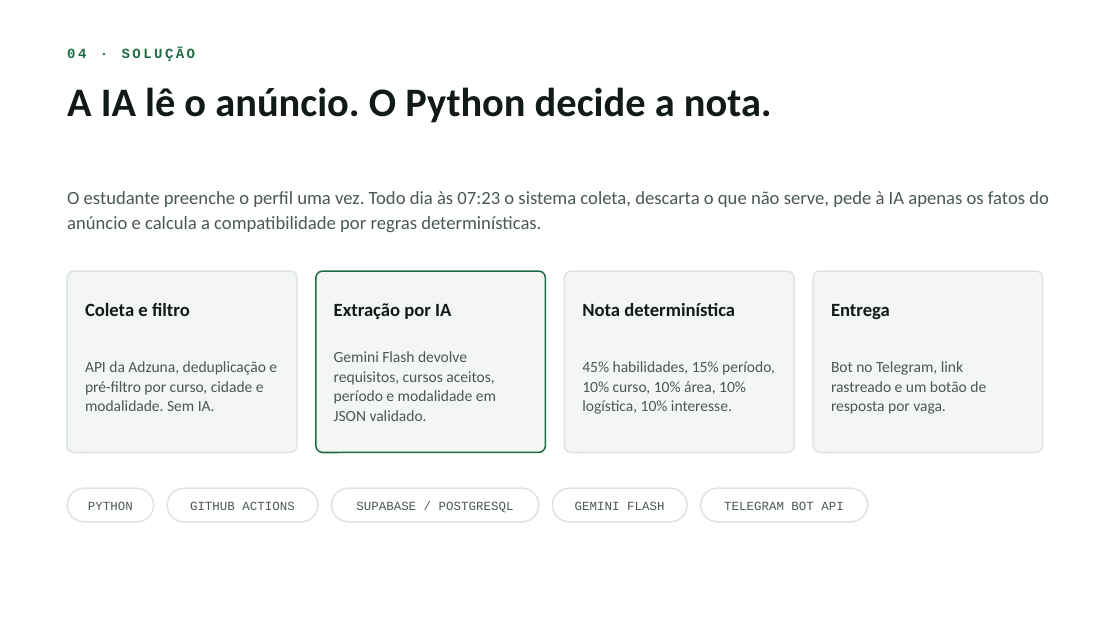
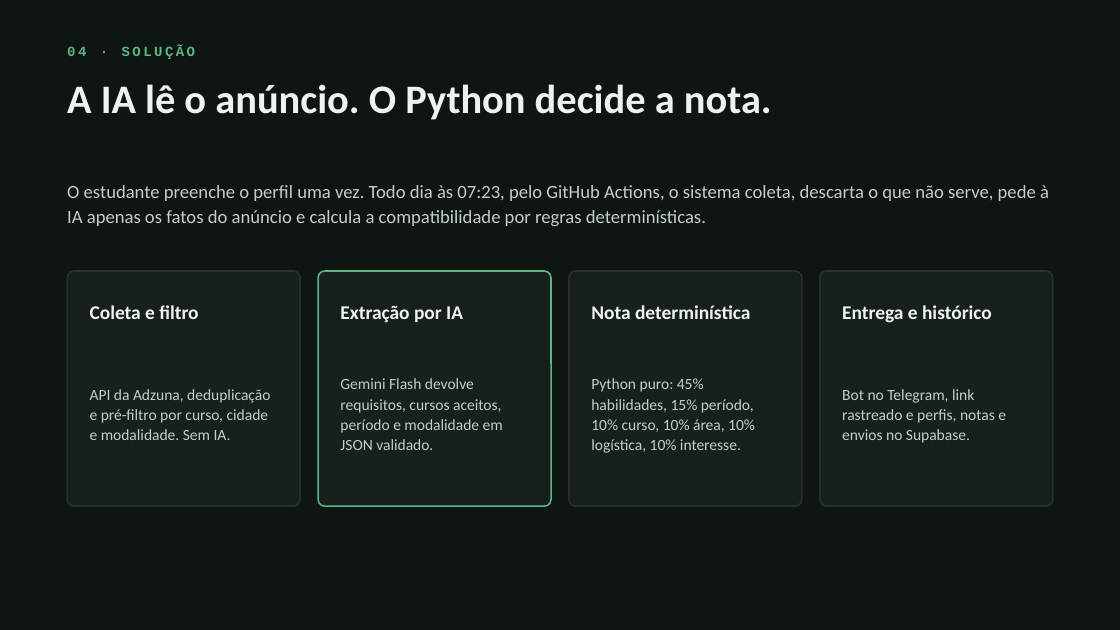
Before and after one commit to RadarEstagio/RadarEstagio, a slide deck: slide 4 of apresentacao/radar-de-estagio-pit.pptx. Drawn at 1120x630 pixels with LibreOffice and Linux fonts; fonts in the diff are those of the drawing. Boxes give left, top, right and bottom in pixels: in the first picture for what was removed or moved away, otherwise in the second. Text is boxed around its words. In the diff, an @@ line names an element or a change of style, - is before the commit and + after.

```diff
--- a/apresentacao/radar-de-estagio-pit.pptx
+++ b/apresentacao/radar-de-estagio-pit.pptx
@@ background #FFFFFF to #0F1512 @@
@@ text "04 · SOLUÇÃO" at (67,45,196,59): text colour #1F6B45 to #5CB584 @@
@@ text "A IA lê o anúncio. ..." at (67,84,772,120): text colour #111A15 to #EEF3EF @@
@@ text at (67,185,1049,226): text changed; text colour #4A5952 to #C2CFC7 @@
-O estudante preenche o perfil uma vez. Todo dia às 07:23 o sistema coleta, descarta o que não serve, pede à IA apenas os fatos do anúncio e calcula a compatibilidade por regras determinísticas.
+O estudante preenche o perfil uma vez. Todo dia às 07:23, pelo GitHub Actions, o sistema coleta, descarta o que não serve, pede à IA apenas os fatos do anúncio e calcula a compatibilidade por regras determinísticas.
@@ rounded rectangle: place and size @@
-rounded rectangle at (67,271,297,452)
+rounded rectangle at (67,271,300,506)
@@ rounded rectangle: place and size @@
-rounded rectangle at (316,271,545,452)
+rounded rectangle at (318,271,551,506)
@@ rounded rectangle at (318,271,551,506): fill #F3F6F3 to #17201A; outline #1F6B45 1 pt to #5CB584 1 pt; proportions changed @@
@@ rounded rectangle: place and size @@
-rounded rectangle at (564,271,794,452)
+rounded rectangle at (569,271,802,506)
@@ size 12 to 12.5 pt, text colour #111A15 to #EEF3EF in 3 elements at (90,305,198,319), (340,305,463,323), (591,305,750,319) @@
@@ text "Nota determinística": place and size @@
-text "Nota determinística" at (582,303,735,316)
+text "Nota determinística" at (591,305,750,319)
@@ fill #F3F6F3 to #17201A; outline #DDE5DF 1 pt to #26332C 1 pt; proportions changed in 3 elements at (67,271,300,506), (569,271,802,506), (820,271,1053,506) @@
@@ rounded rectangle: place and size @@
-rounded rectangle at (813,271,1043,452)
+rounded rectangle at (820,271,1053,506)
@@ text at (842,305,992,323): text changed; size 12 to 12.5 pt; text colour #111A15 to #EEF3EF @@
-Entrega
+Entrega e histórico
@@ text "API da Adzuna, deduplicação e ..." at (90,389,270,440): text colour #4A5952 to #C2CFC7; line spacing 1.06 to 1.08 @@
@@ text "Gemini Flash devolve requisitos, cursos ..." at (340,378,503,450): text colour #4A5952 to #C2CFC7; line spacing 1.06 to 1.08 @@
@@ text at (591,378,755,453): text changed; text colour #4A5952 to #C2CFC7 @@
-45% habilidades, 15% período, 10% curso, 10% área, 10% logística, 10% interesse.
+Python puro: 45% habilidades, 15% período, 10% curso, 10% área, 10% logística, 10% interesse.
@@ text at (842,389,1006,443): text changed; text colour #4A5952 to #C2CFC7 @@
-Bot no Telegram, link rastreado e um botão de resposta por vaga.
+Bot no Telegram, link rastreado e perfis, notas e envios no Supabase.
@@ rounded rectangle removed at (67,488,153,522) @@
@@ text removed at (88,501,133,510) @@
-PYTHON
@@ rounded rectangle removed at (167,488,318,522) @@
@@ text removed at (190,501,294,510) @@
-GITHUB ACTIONS
@@ rounded rectangle removed at (332,488,539,522) @@
@@ text removed at (356,501,514,513) @@
-SUPABASE / POSTGRESQL
@@ rounded rectangle removed at (552,488,687,522) @@
@@ text removed at (575,501,664,510) @@
-GEMINI FLASH
@@ rounded rectangle removed at (701,488,868,522) @@
@@ text removed at (724,501,843,510) @@
-TELEGRAM BOT API
```
Also in this commit, not shown: 9 other slides changed, 1 other file.
